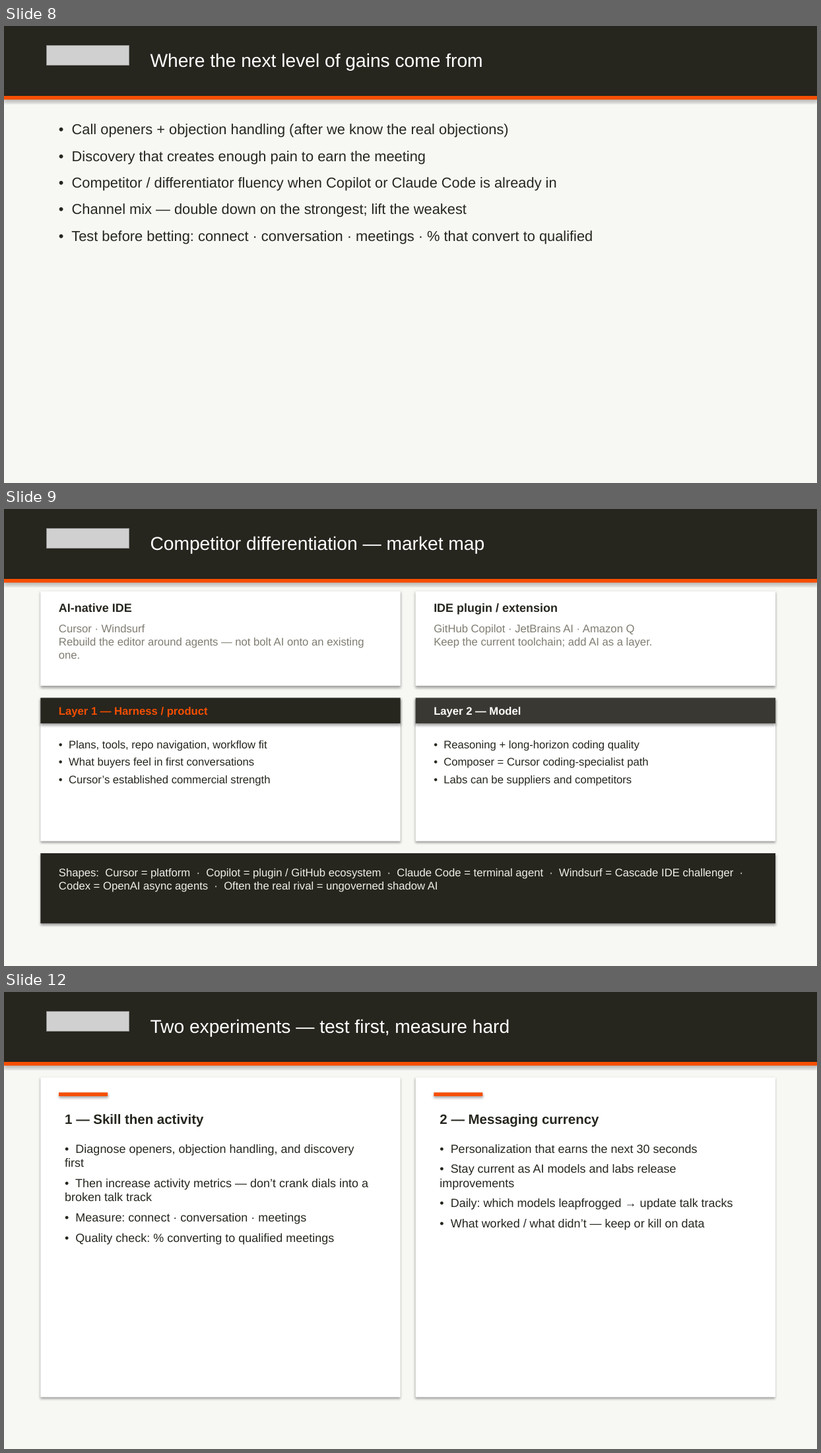
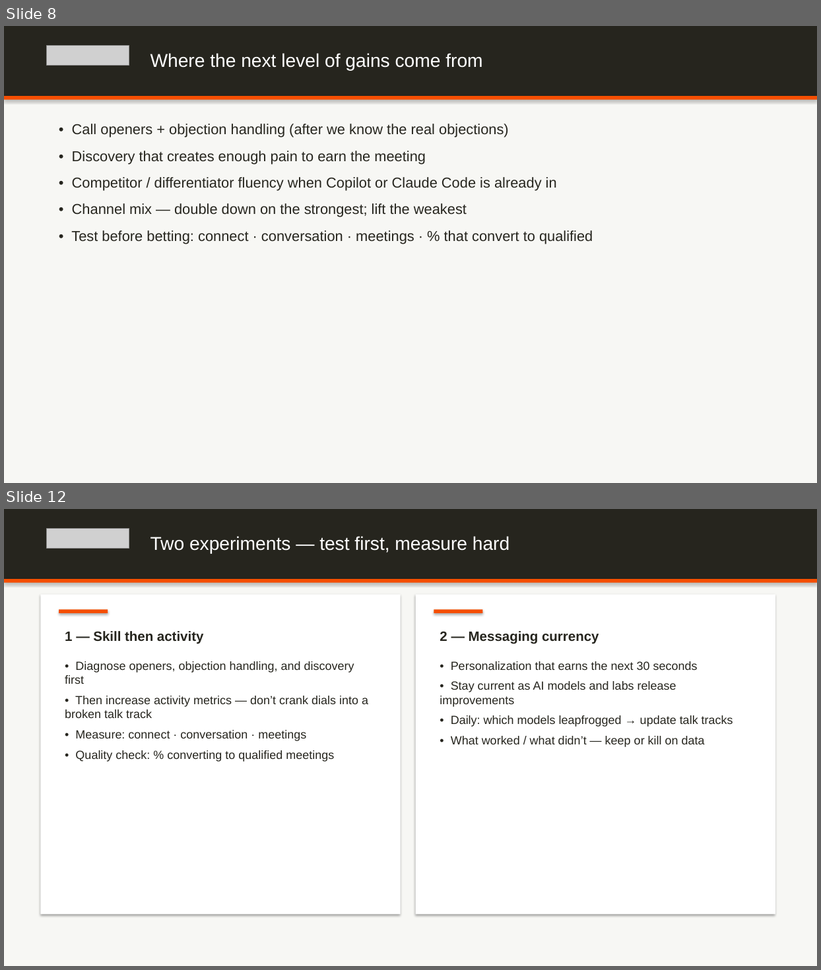
Before and after one commit to dempseli01-stack/lindsey, a slide deck: Lindsey_Presentation.pptx. Shown one above the other, each under a label of ours: slides 8, 9 and 12 before the commit, slides 8 and 12 after it; the slides between them are not shown. The pictures are 821x1453 and 821x970 pixels, drawn with LibreOffice and Linux fonts; fonts in the diff are those of the drawing; grey boxes stand for pictures. Boxes give left, top, right and bottom in pixels: in the first picture for what was removed or moved away, otherwise in the second. Text is boxed around its words. In the diff, an @@ line names an element or a change of style, - is before the commit and + after.

```diff
--- a/Lindsey_Presentation.pptx
+++ b/Lindsey_Presentation.pptx
@@ slide 9 removed at bbox=[4, 509, 817, 966], background #FFFFFF @@
@@ rectangle removed at bbox=[4, 509, 817, 966] @@
@@ rectangle removed at bbox=[4, 509, 817, 579] @@
@@ picture removed at bbox=[47, 529, 129, 548] @@
@@ text removed at bbox=[151, 536, 484, 554] @@
-Competitor differentiation — market map
@@ rectangle removed at bbox=[4, 579, 817, 583] @@
@@ rectangle removed at bbox=[40, 591, 401, 686] @@
@@ text removed at bbox=[59, 603, 132, 612] @@
-AI-native IDE
@@ rectangle removed at bbox=[416, 591, 776, 686] @@
@@ text removed at bbox=[434, 603, 558, 615] @@
-IDE plugin / extension
@@ text removed at bbox=[59, 625, 364, 659] @@
-Cursor · Windsurf
-Rebuild the editor around agents — not bolt AI onto an existing one.
@@ text removed at bbox=[434, 625, 653, 648] @@
-GitHub Copilot · JetBrains AI · Amazon Q
-Keep the current toolchain; add AI as a layer.
@@ rectangle removed at bbox=[40, 698, 401, 842] @@
@@ rectangle removed at bbox=[40, 698, 401, 723] @@
@@ rectangle removed at bbox=[416, 698, 776, 842] @@
@@ rectangle removed at bbox=[416, 698, 776, 723] @@
@@ text removed at bbox=[59, 707, 208, 718] @@
-Layer 1 — Harness / product
@@ text removed at bbox=[434, 707, 521, 718] @@
-Layer 2 — Model
@@ text removed at bbox=[69, 741, 270, 786] @@
-• Plans, tools, repo navigation, workflow fit
-• What buyers feel in first conversations
-• Cursor’s established commercial strength
@@ text removed at bbox=[444, 741, 648, 786] @@
-• Reasoning + long-horizon coding quality
-• Composer = Cursor coding-specialist path
-• Labs can be suppliers and competitors
@@ rectangle removed at bbox=[40, 854, 776, 923] @@
@@ text removed at bbox=[59, 869, 734, 892] @@
-Shapes: Cursor = platform · Copilot = plugin / GitHub ecosystem · Claude Code = terminal agent · Windsurf = Cascade IDE challenger · Codex = OpenAI async agents · Often the real rival = ungoverned shadow AI
```
Also in this commit, not shown: 5 slides changed, 1 slide added, 4 other files.
